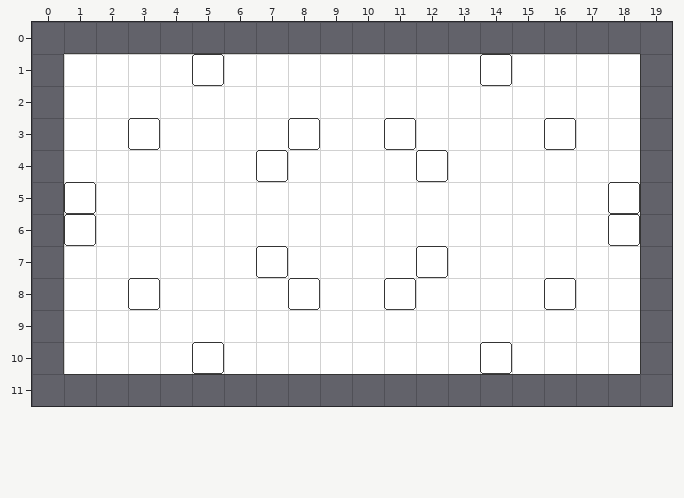
Tiled map -- android/assets/maps/test_map.tmx. Above is the file before it was changed.
Cells are 32x32 px. Shown: x 0..19, y 0..11. Tiles whose own drawing changed are shown in their newer look in all pictures.
And afterwards:
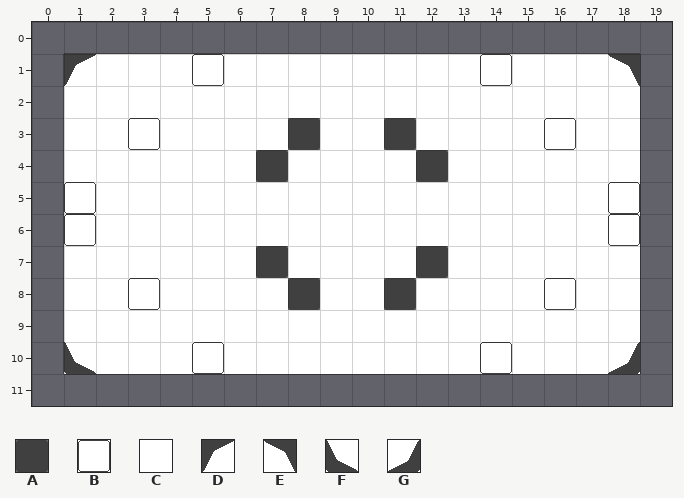
Key: from "default": A 0, B 1, C 5, D 6, E 7, F 14, G 15.
_ is an empty cell, . an unchanged one.
What changed:
--- layer "map"
@@ x 1..18 @@
- 1 C................C
+ 1 D................E
@@ x 7..12 @@
- 3 .B..B.
- 4 B....B
+ 3 .A..A.
+ 4 A....A
@@ x 7..12 @@
- 7 B....B
- 8 .B..B.
+ 7 A....A
+ 8 .A..A.
@@ x 1..18 @@
-10 C................C
+10 F................G
Where, in picture pixels (left, top, right, bottom), the same in both pictures:
changed: (64, 54, 96, 86)
changed: (608, 54, 640, 86)
changed: (256, 118, 320, 182)
changed: (384, 118, 448, 182)
changed: (256, 246, 320, 310)
changed: (384, 246, 448, 310)
changed: (64, 342, 96, 374)
changed: (608, 342, 640, 374)
